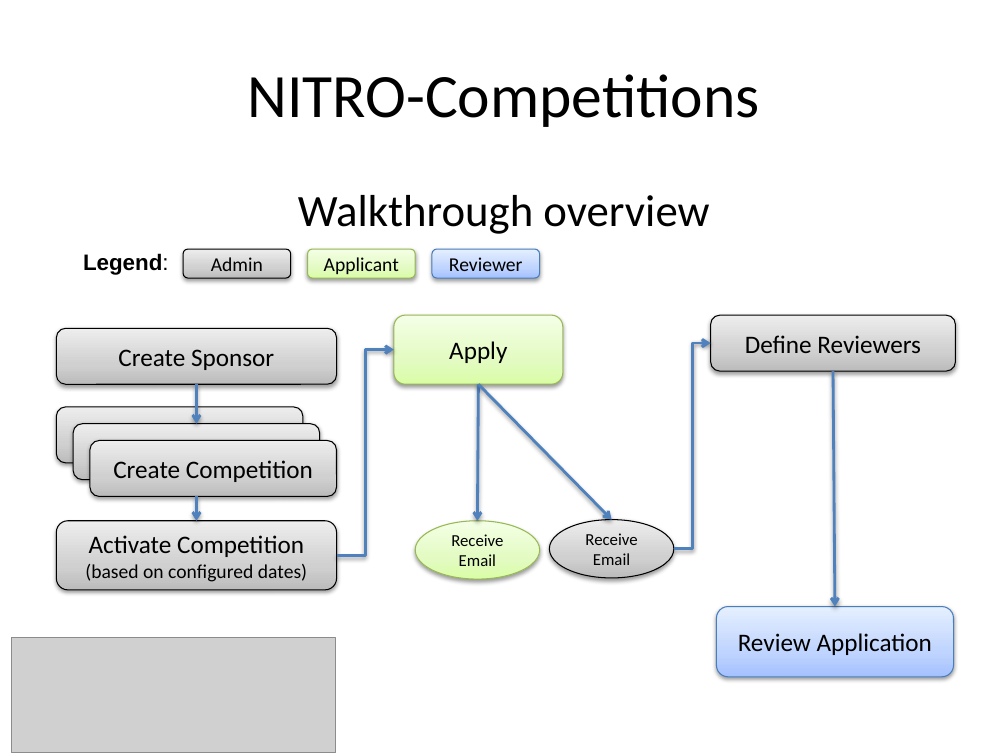
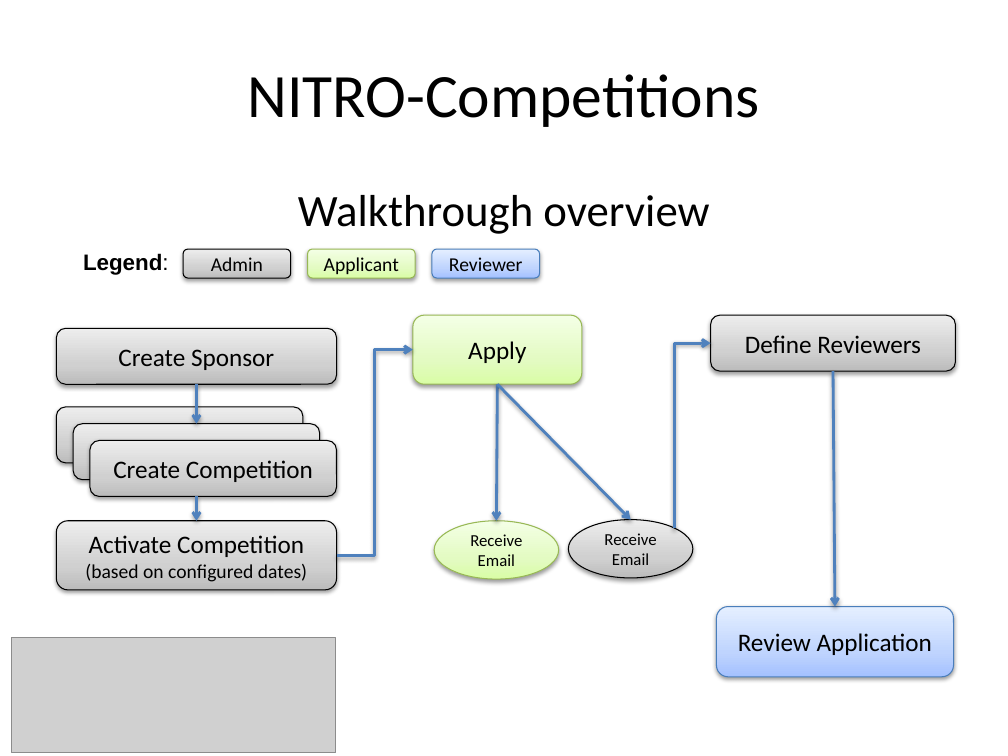
Before and after one commit to NUBIC/nitro-competitions, a slide deck: slide 19 of doc/presentations/20141107_NITRO-Competitions_CTS-AMIA.pptx. Drawn at 1008x756 pixels with LibreOffice and Linux fonts; fonts in the diff are those of the drawing; grey boxes stand for pictures; background and template pictures are left out. Boxes give left, top, right and bottom in pixels: in the first picture for what was removed or moved away, otherwise in the second. Text is boxed around its words. In the diff, an @@ line names an element or a change of style, - is before the commit and + after.

```diff
--- a/doc/presentations/20141107_NITRO-Competitions_CTS-AMIA.pptx
+++ b/doc/presentations/20141107_NITRO-Competitions_CTS-AMIA.pptx
@@ elbow arrow moved from (337, 555) - (394, 350) to (337, 555) - (413, 350) @@
@@ elbow arrow moved from (674, 548) - (711, 343) to (674, 528) - (711, 343) @@
@@ 2 ellipses, 2 arrows, 1 rounded rectangle: place and size @@
-2 ellipses, 2 arrows, 1 rounded rectangle at (394, 316, 673, 580)
+2 ellipses, 2 arrows, 1 rounded rectangle at (413, 316, 692, 580)
```
Also in this commit, not shown: 10 other slides changed.
